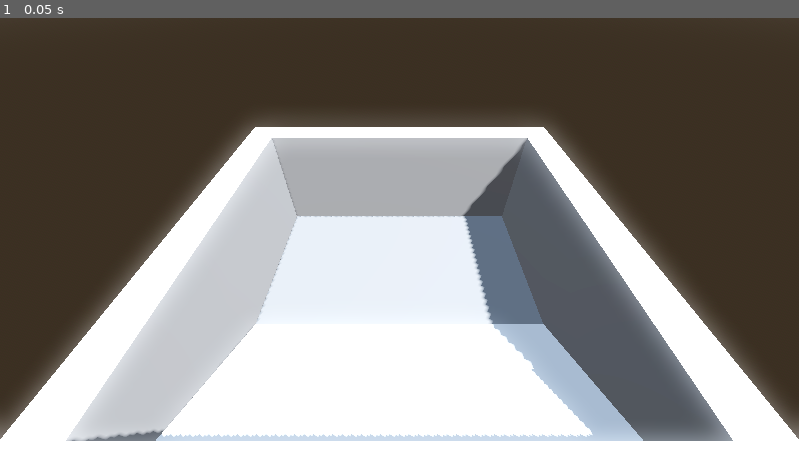
Above: before the commit, frame 1.
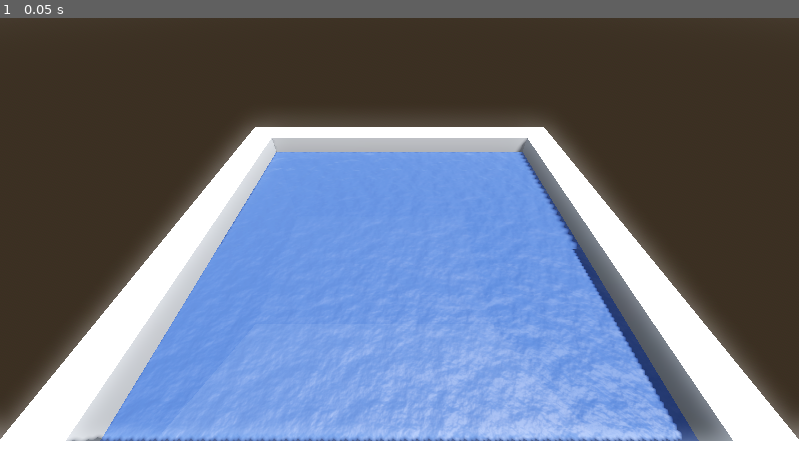
Above: after the commit, the same moment.

Repository: josevab1/TMUWaveSim
Game: Godot game, scene res://environments/pool.tscn
Two runs of this game, one before a commit and one after it. Both use one fixed random seed, a clock stepped at 60 frames per second and the inputs below. Before the commit the project starts from res://environment.tscn.
Inputs:
- Up to frame 1 (0.05 s): no input

The runs differ from the first frame. In frame 1, 34% of the frame differs, in the area x 12-88%, y 29-95%.

Commit message:
added water texture
Water needs more work. The underwater view when camera under depth, visually is as if water is not there. Maybe should have a node for camera, since if its like openrocket, should make camera specific to a specific camera config underwater (idk what calculations would be required for dat, need to consider visibility, plus might have to consider posible sources of light, alotta stuff).

Diff:
--- a/environment.tscn
+++ b/environments/pool.tscn
@@ -1,4 +1,6 @@
-[gd_scene load_steps=7 format=3 uid="uid://bqvrtv6hda61k"]
+[gd_scene load_steps=9 format=3 uid="uid://bqvrtv6hda61k"]
+
+[ext_resource type="Material" uid="uid://dxwo62upcuc3e" path="res://materials/poolwater.tres" id="1_ms2nu"]
 
 [sub_resource type="ProceduralSkyMaterial" id="ProceduralSkyMaterial_5oukk"]
 sky_horizon_color = Color(0.64625, 0.65575, 0.67075, 1)
@@ -12,8 +14,10 @@
 sky = SubResource("Sky_umobs")
 tonemap_mode = 2
 glow_enabled = true
+volumetric_fog_enabled = true
+volumetric_fog_density = 0.0
 
-[sub_resource type="StandardMaterial3D" id="StandardMaterial3D_b6ilx"]
+[sub_resource type="StandardMaterial3D" id="StandardMaterial3D_21oeg"]
 
 [sub_resource type="StandardMaterial3D" id="StandardMaterial3D_5b8xk"]
 
@@ -21,6 +25,10 @@
 material = SubResource("StandardMaterial3D_5b8xk")
 left_to_right = 1.1
 size = Vector3(10, 6, 25)
+
+[sub_resource type="BoxMesh" id="BoxMesh_aosb3"]
+material = ExtResource("1_ms2nu")
+size = Vector3(25, 9, 25)
 
 [node name="Environment" type="Node3D"]
 
@@ -50,3 +58,6 @@
 
 [node name="Camera3D" type="Camera3D" parent="."]
 transform = Transform3D(-3.09086e-08, -0.707107, 0.707107, -3.09086e-08, 0.707107, 0.707107, -1, 1.77636e-15, -4.37114e-08, 15, 19, 0)
+
+[node name="Pool Water Texture" type="MeshInstance3D" parent="."]
+mesh = SubResource("BoxMesh_aosb3")
--- /dev/null
+++ b/materials/poolwater.tres
@@ -0,0 +1,35 @@
+[gd_resource type="ShaderMaterial" load_steps=5 format=3 uid="uid://dxwo62upcuc3e"]
+
+[ext_resource type="Shader" path="res://shaders/poolwater.gdshader" id="1_24q3v"]
+
+[sub_resource type="FastNoiseLite" id="FastNoiseLite_tl4x8"]
+
+[sub_resource type="NoiseTexture2D" id="NoiseTexture2D_bthnv"]
+seamless = true
+as_normal_map = true
+noise = SubResource("FastNoiseLite_tl4x8")
+
+[sub_resource type="NoiseTexture2D" id="NoiseTexture2D_brq7y"]
+seamless = true
+as_normal_map = true
+noise = SubResource("FastNoiseLite_tl4x8")
+
+[resource]
+render_priority = 0
+shader = ExtResource("1_24q3v")
+shader_parameter/albedo = Color(0.298039, 0.435294, 0.760784, 0.615686)
+shader_parameter/point_size = 1.0
+shader_parameter/roughness = 1.0
+shader_parameter/metallic_texture_channel = null
+shader_parameter/specular = 0.5
+shader_parameter/metallic = 0.0
+shader_parameter/refraction = 0.05
+shader_parameter/refraction_texture_channel = null
+shader_parameter/normal_scale = 1.0
+shader_parameter/uv1_blend_sharpness = 1.0
+shader_parameter/uv1_scale = Vector3(0.1, 0.1, 0.1)
+shader_parameter/uv1_offset = Vector3(0, 0, 0)
+shader_parameter/uv2_scale = Vector3(1, 1, 1)
+shader_parameter/uv2_offset = Vector3(0, 0, 0)
+shader_parameter/texture_roughness = SubResource("NoiseTexture2D_brq7y")
+shader_parameter/texture_normal = SubResource("NoiseTexture2D_bthnv")
--- a/project.godot
+++ b/project.godot
@@ -11,6 +11,6 @@
 [application]
 
 config/name="TMUWaveSim"
-run/main_scene="res://environment.tscn"
+run/main_scene="res://environments/pool.tscn"
 config/features=PackedStringArray("4.3", "Forward Plus")
 config/icon="res://icon.svg"
--- /dev/null
+++ b/shaders/poolwater.gdshader
@@ -0,0 +1,94 @@
+// NOTE: Shader automatically converted from Godot Engine 4.3.stable's StandardMaterial3D.
+
+shader_type spatial;
+render_mode blend_mix, depth_draw_always, cull_back, diffuse_burley, specular_schlick_ggx;
+
+uniform vec4 albedo : source_color;
+uniform sampler2D texture_albedo : source_color, filter_linear_mipmap, repeat_enable;
+uniform float point_size : hint_range(0.1, 128.0, 0.1);
+
+uniform float roughness : hint_range(0.0, 1.0);
+uniform sampler2D texture_metallic : hint_default_white, filter_linear_mipmap, repeat_enable;
+uniform vec4 metallic_texture_channel;
+uniform sampler2D texture_roughness : hint_roughness_r, filter_linear_mipmap, repeat_enable;
+
+uniform float specular : hint_range(0.0, 1.0, 0.01);
+uniform float metallic : hint_range(0.0, 1.0, 0.01);
+
+uniform sampler2D texture_refraction : filter_linear_mipmap, repeat_enable;
+uniform float refraction : hint_range(-1.0, 1.0, 0.001);
+uniform vec4 refraction_texture_channel;
+uniform sampler2D screen_texture : hint_screen_texture, repeat_disable, filter_linear_mipmap;
+
+uniform sampler2D texture_normal : hint_roughness_normal, filter_linear_mipmap, repeat_enable;
+uniform float normal_scale : hint_range(-16.0, 16.0);
+varying vec3 uv1_triplanar_pos;
+
+uniform float uv1_blend_sharpness : hint_range(0.0, 150.0, 0.001);
+varying vec3 uv1_power_normal;
+
+uniform vec3 uv1_scale;
+uniform vec3 uv1_offset;
+uniform vec3 uv2_scale;
+uniform vec3 uv2_offset;
+
+void vertex() {
+	vec3 normal = MODEL_NORMAL_MATRIX * NORMAL;
+
+	TANGENT = vec3(0.0, 0.0, -1.0) * abs(normal.x);
+	TANGENT += vec3(1.0, 0.0, 0.0) * abs(normal.y);
+	TANGENT += vec3(1.0, 0.0, 0.0) * abs(normal.z);
+	TANGENT = inverse(MODEL_NORMAL_MATRIX) * normalize(TANGENT);
+
+	BINORMAL = vec3(0.0, 1.0, 0.0) * abs(normal.x);
+	BINORMAL += vec3(0.0, 0.0, -1.0) * abs(normal.y);
+	BINORMAL += vec3(0.0, 1.0, 0.0) * abs(normal.z);
+	BINORMAL = inverse(MODEL_NORMAL_MATRIX) * normalize(BINORMAL);
+
+	// UV1 Triplanar: Enabled (with World Triplanar)
+	uv1_power_normal = pow(abs(normal), vec3(uv1_blend_sharpness));
+	uv1_triplanar_pos = (MODEL_MATRIX * vec4(VERTEX, 1.0)).xyz * uv1_scale + uv1_offset + TIME * 0.01; // EDIT THE NUMBER BESIDE TIME FOR WATER SHADER ANIMATION
+	uv1_power_normal /= dot(uv1_power_normal, vec3(1.0));
+	uv1_triplanar_pos *= vec3(1.0, -1.0, 1.0);
+}
+
+vec4 triplanar_texture(sampler2D p_sampler, vec3 p_weights, vec3 p_triplanar_pos) {
+	vec4 samp = vec4(0.0);
+	samp += texture(p_sampler, p_triplanar_pos.xy) * p_weights.z;
+	samp += texture(p_sampler, p_triplanar_pos.xz) * p_weights.y;
+	samp += texture(p_sampler, p_triplanar_pos.zy * vec2(-1.0, 1.0)) * p_weights.x;
+	return samp;
+}
+
+void fragment() {
+	vec4 albedo_tex = triplanar_texture(texture_albedo, uv1_power_normal, uv1_triplanar_pos);
+	ALBEDO = albedo.rgb * albedo_tex.rgb;
+
+	float metallic_tex = dot(triplanar_texture(texture_metallic, uv1_power_normal, uv1_triplanar_pos), metallic_texture_channel);
+	METALLIC = metallic_tex * metallic;
+	SPECULAR = specular;
+
+	vec4 roughness_texture_channel = vec4(1.0, 0.0, 0.0, 0.0);
+	float roughness_tex = dot(triplanar_texture(texture_roughness, uv1_power_normal, uv1_triplanar_pos), roughness_texture_channel);
+	ROUGHNESS = roughness_tex * roughness;
+
+	// Normal Map: Enabled
+	NORMAL_MAP = triplanar_texture(texture_normal, uv1_power_normal, uv1_triplanar_pos).rgb;
+	NORMAL_MAP_DEPTH = normal_scale;
+
+	// Refraction: Enabled (with normal map texture)
+	vec3 unpacked_normal = NORMAL_MAP;
+	unpacked_normal.xy = unpacked_normal.xy * 2.0 - 1.0;
+	unpacked_normal.z = sqrt(max(0.0, 1.0 - dot(unpacked_normal.xy, unpacked_normal.xy)));
+	vec3 ref_normal = normalize(mix(
+			NORMAL,
+			TANGENT * unpacked_normal.x + BINORMAL * unpacked_normal.y + NORMAL * unpacked_normal.z,
+			NORMAL_MAP_DEPTH));
+	vec2 ref_ofs = SCREEN_UV - ref_normal.xy * dot(triplanar_texture(texture_refraction, uv1_power_normal, uv1_triplanar_pos), refraction_texture_channel) * refraction;
+
+	float ref_amount = 1.0 - albedo.a * albedo_tex.a;
+	EMISSION += textureLod(screen_texture, ref_ofs, ROUGHNESS * 8.0).rgb * ref_amount * EXPOSURE;
+	ALBEDO *= 1.0 - ref_amount;
+	// Force transparency on the material (required for refraction).
+	ALPHA = 1.0;
+}
Not shown: 1 places in environments/pool.tscn that only renumber resources
